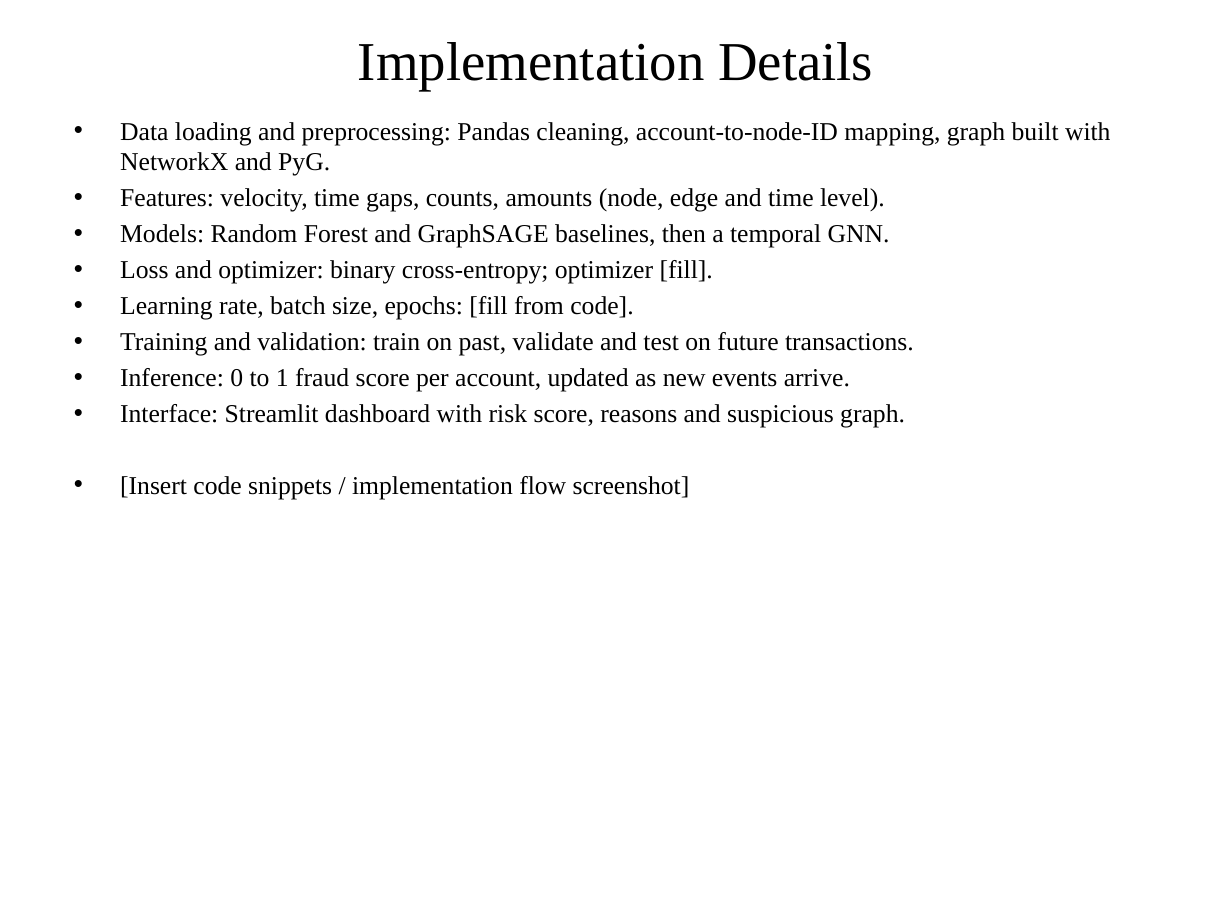
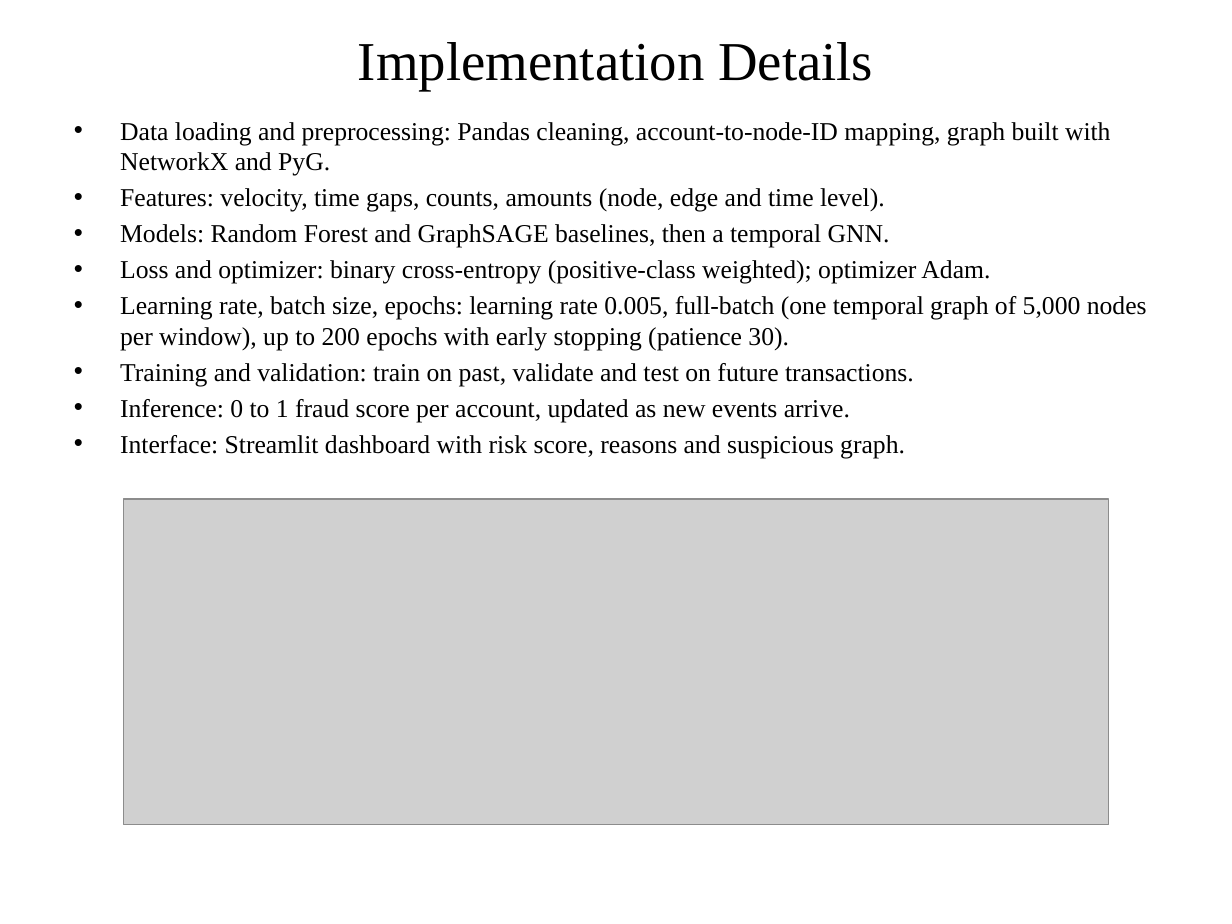
Before and after one commit to ImGhost7/Fraudscope, a slide deck: slide 11 of FraudScope_DL_Project_Implementation.pptx. Drawn at 1232x924 pixels with LibreOffice and Linux fonts; fonts in the diff are those of the drawing; grey boxes stand for pictures. Boxes give left, top, right and bottom in pixels: in the first picture for what was removed or moved away, otherwise in the second. Text is boxed around its words. In the diff, an @@ line names an element or a change of style, - is before the commit and + after.

```diff
--- a/FraudScope_DL_Project_Implementation.pptx
+++ b/FraudScope_DL_Project_Implementation.pptx
@@ text at box(120, 260, 1147, 351): text changed @@
-• Loss and optimizer: binary cross-entropy; optimizer [fill].
-• Learning rate, batch size, epochs: [fill from code].
+• Loss and optimizer: binary cross-entropy (positive-class weighted); optimizer Adam.
+• Learning rate, batch size, epochs: learning rate 0.005, full-batch (one temporal graph of 5,000 nodes per window), up to 200 epochs with early stopping (patience 30).
@@ text at box(120, 476, 690, 500): paragraph removed @@
-• [Insert code snippets / implementation flow screenshot]
@@ picture added at box(123, 499, 1109, 824) @@
```
Also in this commit, not shown: 9 other slides changed, 1 slide added, 20 other files.
